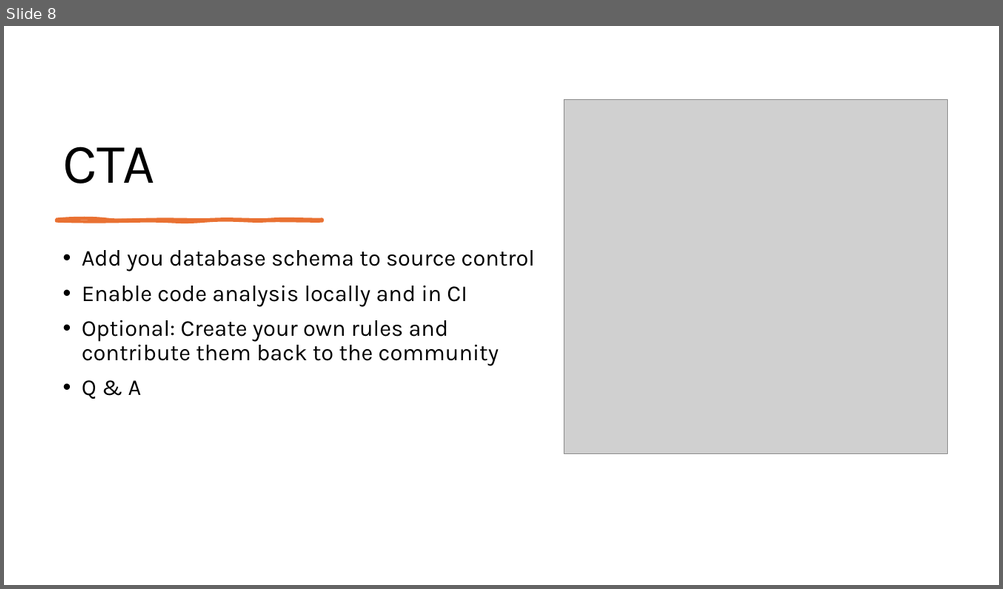
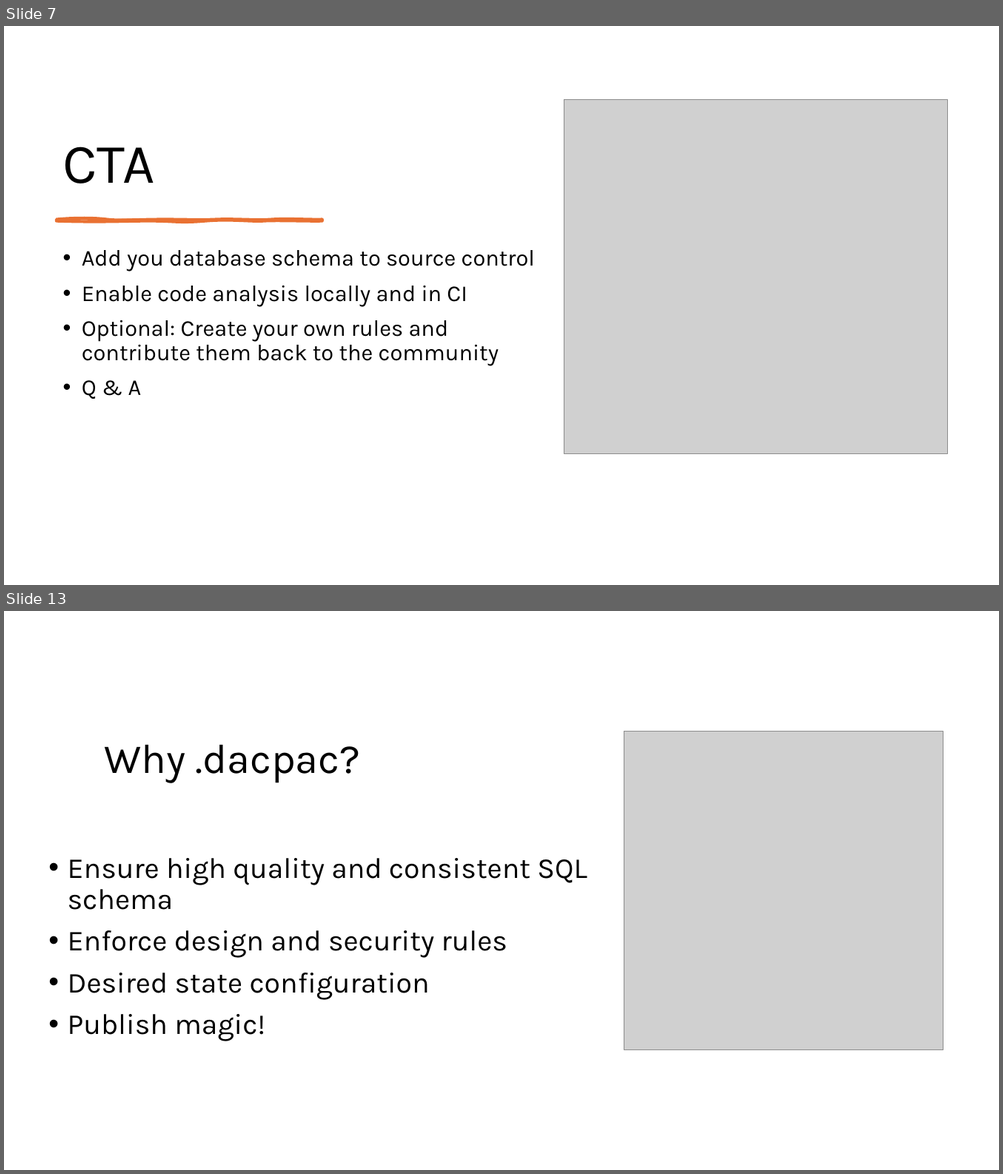
Before and after one commit to ErikEJ/TsqlAnalysis, a slide deck: T-SQL Code analysis.pptx. Shown one above the other, each under a label of ours: slide 8 before the commit, slides 7 and 13 after it; the slides between them are not shown. The pictures are 1003x589 and 1003x1174 pixels, drawn with LibreOffice and Linux fonts; fonts in the diff are those of the drawing; grey boxes stand for pictures. Boxes give left, top, right and bottom in pixels: in the first picture for what was removed or moved away, otherwise in the second. Text is boxed around its words. In the diff, an @@ line names an element or a change of style, - is before the commit and + after.

```diff
--- a/T-SQL Code analysis.pptx
+++ b/T-SQL Code analysis.pptx
@@ slide 13 added at [4,611,999,1170], background #FFFFFF @@
@@ picture added at [624,731,943,1051] @@
@@ title added at [104,744,360,783], 40 pt, text #000000 @@
+Why .dacpac?
@@ text added at [68,858,586,1042], 28 pt, text #000000 @@
+• Ensure high quality and consistent SQL schema
+• Enforce design and security rules
+• Desired state configuration
+• Publish magic!
@@ what was slide 8 is now slide 7 @@
```
Also in this commit, not shown: 1 slide changed, 5 other slides added, 1 slide removed, 2 other files.
